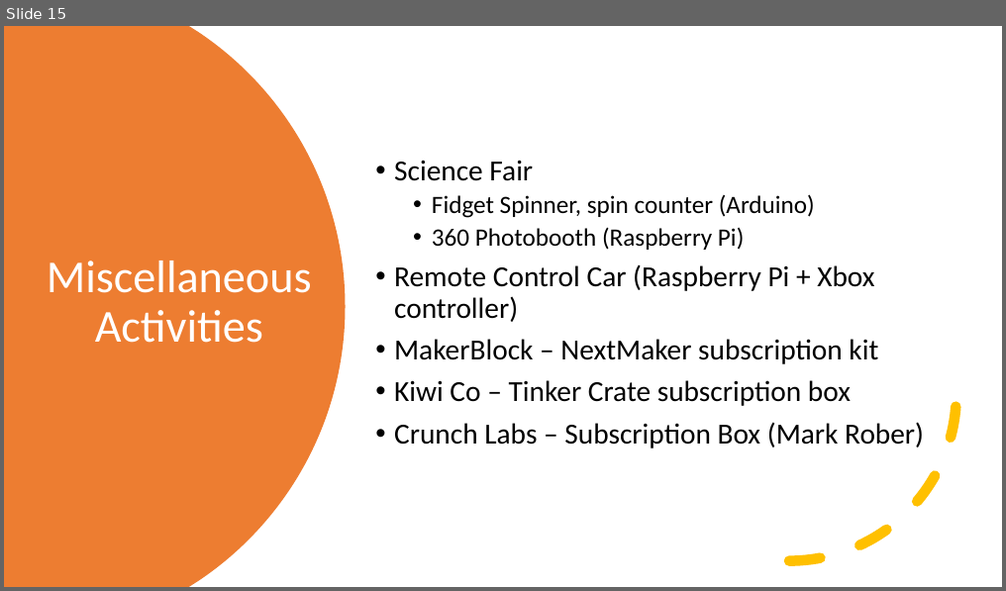
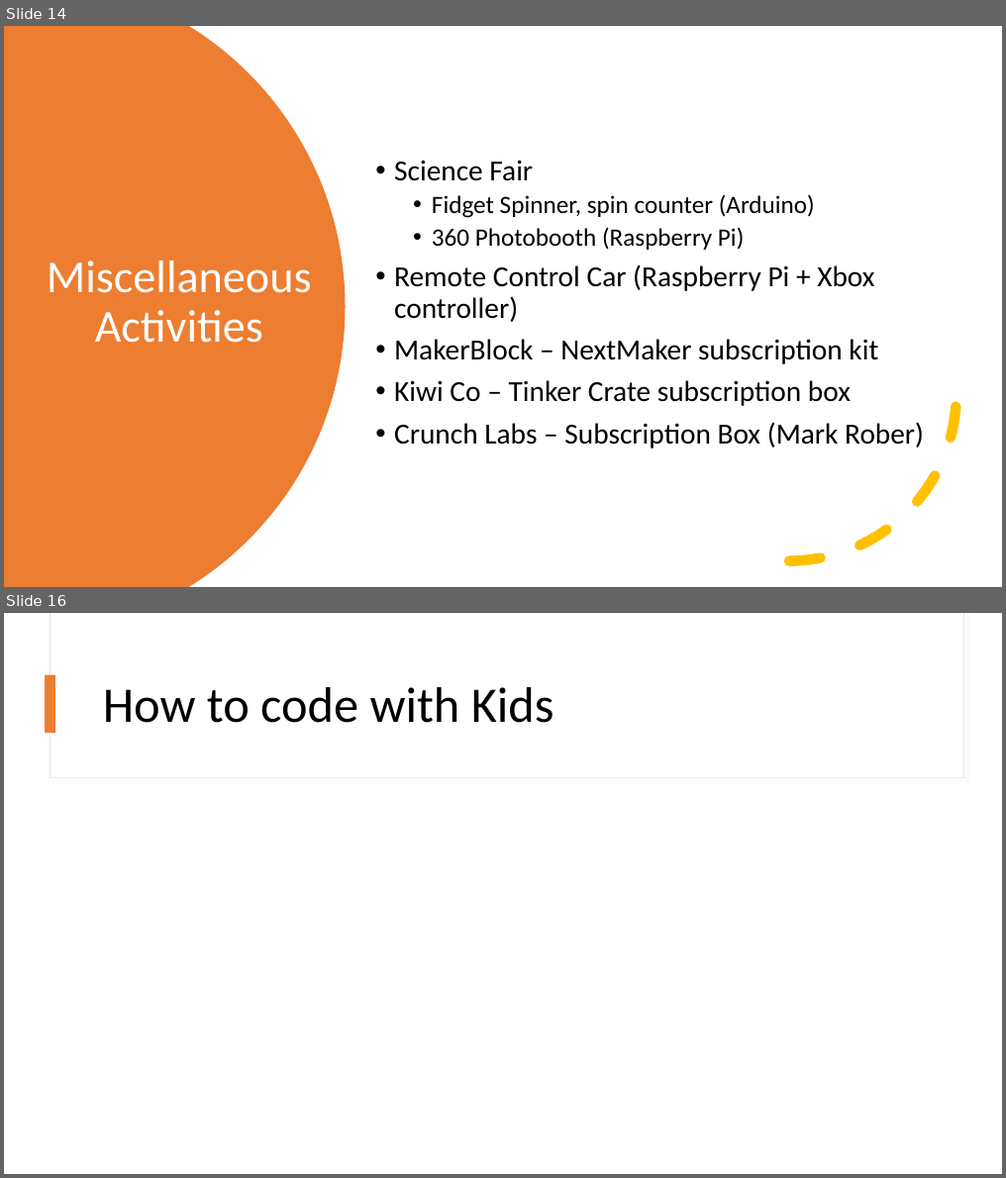
Before and after one commit to kevmoens/ThatConference2022, a slide deck: ThatConference2022.pptx. Shown one above the other, each under a label of ours: slide 15 before the commit, slides 14 and 16 after it; the slides between them are not shown. The pictures are 1006x591 and 1006x1178 pixels, drawn with LibreOffice and Linux fonts; fonts in the diff are those of the drawing. Boxes give left, top, right and bottom in pixels: in the first picture for what was removed or moved away, otherwise in the second. Text is boxed around its words. In the diff, an @@ line names an element or a change of style, - is before the commit and + after.

```diff
--- a/ThatConference2022.pptx
+++ b/ThatConference2022.pptx
@@ slide 16 added at [4, 613, 1002, 1174], background #FFFFFF @@
@@ rectangle added at [50, 613, 963, 778], fill #FFFFFF, outline #E1E1E1 0.75 pt @@
@@ rectangle added at [51, 613, 963, 777], fill #FFFFFF @@
@@ rectangle added at [46, 675, 55, 733], fill #ED7D31 @@
@@ title added at [103, 687, 554, 723], 48 pt, text #000000 @@
+How to code with Kids
@@ what was slide 15 is now slide 14 @@
```
Also in this commit, not shown: 1 slide changed, 12 other slides added, 4 slides removed, 2 other files.
